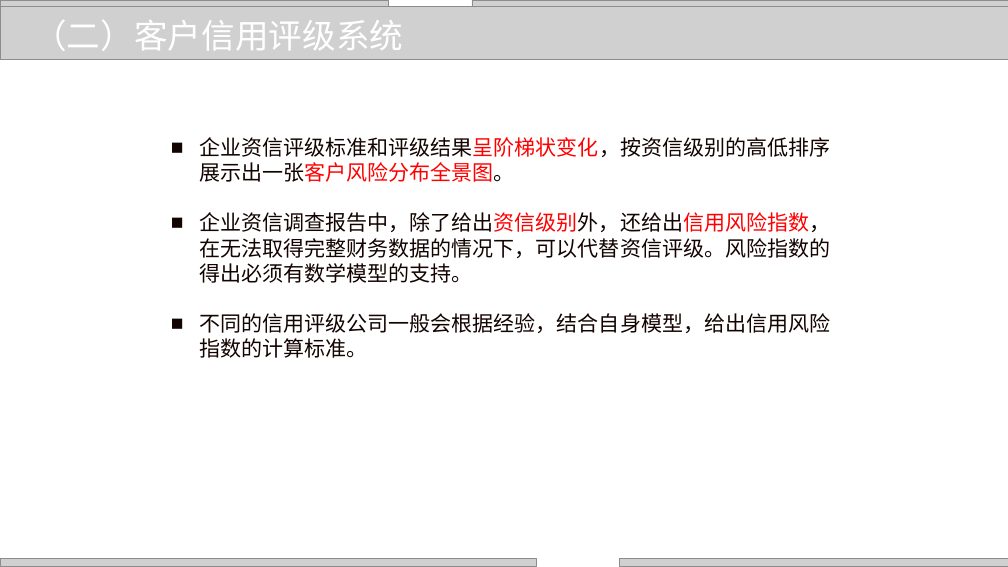
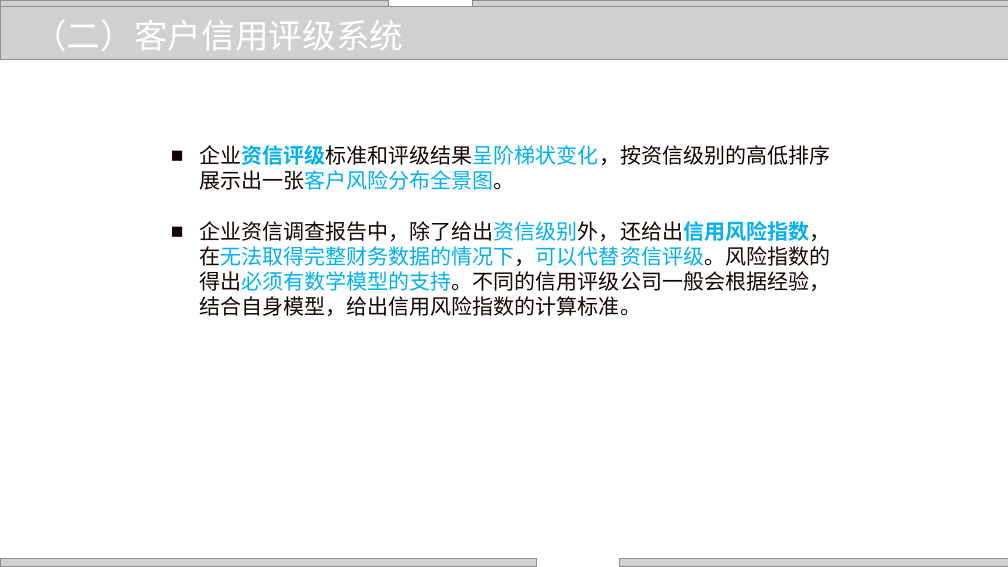
Before and after one commit to zhangjianzhang/internet_credit, a slide deck: slide 23 of files/slides/lecture_9.pptx. Drawn at 1008x567 pixels with LibreOffice and Linux fonts; fonts in the diff are those of the drawing; grey boxes stand for pictures; background and template pictures are left out. Boxes give left, top, right and bottom in pixels: in the first picture for what was removed or moved away, otherwise in the second. Text is boxed around its words. In the diff, an @@ line names an element or a change of style, - is before the commit and + after.

```diff
--- a/files/slides/lecture_9.pptx
+++ b/files/slides/lecture_9.pptx
@@ text "企业资信评级标准和评级结果呈阶梯状变化，按资信级别的高低排序展示出一张客户风险分布全景图。": place and size @@
-text "企业资信评级标准和评级结果呈阶梯状变化，按资信级别的高低排序展示出一张客户风险分布全景图。" at [199, 137, 830, 358]
+text "企业资信评级标准和评级结果呈阶梯状变化，按资信级别的高低排序展示出一张客户风险分布全景图。" at [199, 145, 830, 316]
@@ text at [199, 145, 830, 190]: text colour #130401 to #00B0F0, text colour #FF0000 to #00B0F0, bold on in "企业资信评级标准和评级结果呈阶梯状变化，按资信级别的高低排序展示出一张客户风险分布全景图。" @@
@@ text at [199, 221, 830, 316]: text changed @@
-■ 企业资信调查报告中，除了给出资信级别外，还给出信用风险指数，在无法取得完整财务数据的情况下，可以代替资信评级。风险指数的得出必须有数学模型的支持。
-■ 不同的信用评级公司一般会根据经验，结合自身模型，给出信用风险指数的计算标准。
+■ 企业资信调查报告中，除了给出资信级别外，还给出信用风险指数，在无法取得完整财务数据的情况下，可以代替资信评级。风险指数的得出必须有数学模型的支持。不同的信用评级公司一般会根据经验，结合自身模型，给出信用风险指数的计算标准。
```
Also in this commit, not shown: 37 other slides changed, 1 slide removed, 4 other files.
